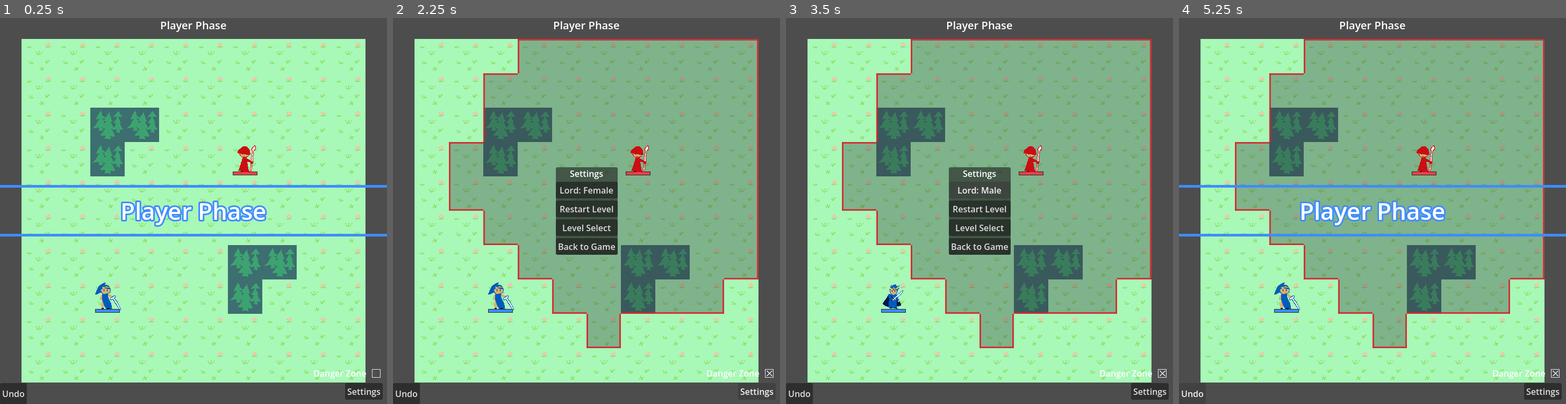
Above: before the commit, frames 1-4 (left to right).
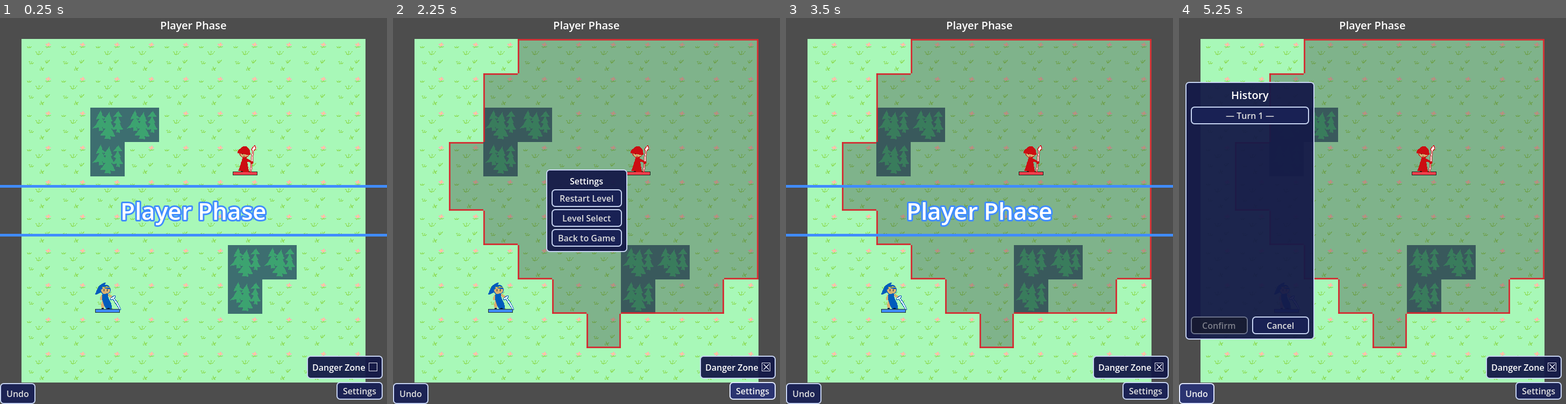
Above: after the commit, the same moments.

Repository: fhchu/feclone
Game: Godot game, scene res://scenes/game.tscn
The game is run twice, just before and just after one commit, with the same random seed, the same clock (stepped at 60 frames per second) and the same inputs.
Inputs (mouse positions are in pixels of both pictures, inside the frame that each line leads up to; where the layout moved, square brackets give the same spot in the first picture):
- Up to frame 1 (0.25 s): no input
- Up to frame 2 (2.25 s): click "Undo" at 0.5 s; click (764, 365) [768, 373] at 1.25 s; click "Settings" at 2 s
- Up to frame 3 (3.5 s): click (979, 191) at 2.75 s, where only the run before the commit has a clickable "Lord: Female"
- Up to frame 4 (5.25 s): click (1372, 191) at 3.5 s, where only the run before the commit has a clickable "Lord: Male"; click (1372, 207) at 4.25 s, where only the run before the commit has a clickable "Restart Level"; click "Undo" at 5 s

The runs differ from the first frame. In frame 1, 2.2% of the frame differs, in the area x 0-99%, y 87-100%; in frame 2, 6.8%; in frame 3, 8.0%; in frame 4, 27%, in the area x 0-100%, y 16-100%.

Commit message:
Unify all UI under a project-wide theme; buttons toggle their panels
assets/ui_theme.tres (set via gui/theme/custom) now owns the game's
look: the dark-blue/light-border panel as the PanelContainer default,
Button normal/hover/pressed/disabled styles in the same family, and
the checkbox × icons as PNGs (replacing the code-generated ones).
CheckBoxes get explicit empty styleboxes so they stay flat despite
inheriting Button styling. The history browser, unit info card,
forecast panel, and Undo/Settings buttons drop their old grey
overrides and inherit the theme, as does the Danger Zone label's new
readability box; only the forecast's blue/red/grey columns and the
transparent phase banner keep deliberate per-node styles.

Settings and Undo now toggle: re-clicking closes their panels (closing
the history browser cancels any preview back to the present), and the
history entry/confirm/cancel handlers guard against closed-state
calls. The in-game lord gender toggle is removed — lord appearance is
authored per unit via sprite_variant in the Inspector.

Co-Authored-By: Claude Fable 5 <noreply@anthropic.com>

Diff:
--- /dev/null
+++ b/assets/ui_theme.tres
@@ -0,0 +1,101 @@
+[gd_resource type="Theme" format=3 uid="uid://cuith3m3feqav"]
+
+[ext_resource type="Texture2D" path="res://assets/check_on.png" id="1_on"]
+[ext_resource type="Texture2D" path="res://assets/check_off.png" id="2_off"]
+
+[sub_resource type="StyleBoxFlat" id="StyleBoxFlat_panel"]
+content_margin_left = 10.0
+content_margin_top = 10.0
+content_margin_right = 10.0
+content_margin_bottom = 10.0
+bg_color = Color(0.08, 0.1, 0.28, 0.95)
+border_width_left = 2
+border_width_top = 2
+border_width_right = 2
+border_width_bottom = 2
+border_color = Color(0.78, 0.83, 0.95, 1)
+corner_radius_top_left = 6
+corner_radius_top_right = 6
+corner_radius_bottom_right = 6
+corner_radius_bottom_left = 6
+
+[sub_resource type="StyleBoxFlat" id="StyleBoxFlat_btn_normal"]
+content_margin_left = 12.0
+content_margin_top = 5.0
+content_margin_right = 12.0
+content_margin_bottom = 5.0
+bg_color = Color(0.1, 0.13, 0.33, 0.95)
+border_width_left = 2
+border_width_top = 2
+border_width_right = 2
+border_width_bottom = 2
+border_color = Color(0.78, 0.83, 0.95, 1)
+corner_radius_top_left = 6
+corner_radius_top_right = 6
+corner_radius_bottom_right = 6
+corner_radius_bottom_left = 6
+
+[sub_resource type="StyleBoxFlat" id="StyleBoxFlat_btn_hover"]
+content_margin_left = 12.0
+content_margin_top = 5.0
+content_margin_right = 12.0
+content_margin_bottom = 5.0
+bg_color = Color(0.16, 0.2, 0.45, 0.95)
+border_width_left = 2
+border_width_top = 2
+border_width_right = 2
+border_width_bottom = 2
+border_color = Color(0.88, 0.91, 1, 1)
+corner_radius_top_left = 6
+corner_radius_top_right = 6
+corner_radius_bottom_right = 6
+corner_radius_bottom_left = 6
+
+[sub_resource type="StyleBoxFlat" id="StyleBoxFlat_btn_pressed"]
+content_margin_left = 12.0
+content_margin_top = 5.0
+content_margin_right = 12.0
+content_margin_bottom = 5.0
+bg_color = Color(0.05, 0.06, 0.18, 0.95)
+border_width_left = 2
+border_width_top = 2
+border_width_right = 2
+border_width_bottom = 2
+border_color = Color(0.7, 0.75, 0.9, 1)
+corner_radius_top_left = 6
+corner_radius_top_right = 6
+corner_radius_bottom_right = 6
+corner_radius_bottom_left = 6
+
+[sub_resource type="StyleBoxFlat" id="StyleBoxFlat_btn_disabled"]
+content_margin_left = 12.0
+content_margin_top = 5.0
+content_margin_right = 12.0
+content_margin_bottom = 5.0
+bg_color = Color(0.09, 0.1, 0.16, 0.7)
+border_width_left = 2
+border_width_top = 2
+border_width_right = 2
+border_width_bottom = 2
+border_color = Color(0.42, 0.45, 0.55, 1)
+corner_radius_top_left = 6
+corner_radius_top_right = 6
+corner_radius_bottom_right = 6
+corner_radius_bottom_left = 6
+
+[sub_resource type="StyleBoxEmpty" id="StyleBoxEmpty_flat"]
+
+[resource]
+Button/styles/disabled = SubResource("StyleBoxFlat_btn_disabled")
+Button/styles/hover = SubResource("StyleBoxFlat_btn_hover")
+Button/styles/hover_pressed = SubResource("StyleBoxFlat_btn_pressed")
+Button/styles/normal = SubResource("StyleBoxFlat_btn_normal")
+Button/styles/pressed = SubResource("StyleBoxFlat_btn_pressed")
+CheckBox/icons/checked = ExtResource("1_on")
+CheckBox/icons/unchecked = ExtResource("2_off")
+CheckBox/styles/disabled = SubResource("StyleBoxEmpty_flat")
+CheckBox/styles/hover = SubResource("StyleBoxEmpty_flat")
+CheckBox/styles/hover_pressed = SubResource("StyleBoxEmpty_flat")
+CheckBox/styles/normal = SubResource("StyleBoxEmpty_flat")
+CheckBox/styles/pressed = SubResource("StyleBoxEmpty_flat")
+PanelContainer/styles/panel = SubResource("StyleBoxFlat_panel")
--- a/project.godot
+++ b/project.godot
@@ -20,6 +20,10 @@
 window/size/viewport_width=720
 window/size/viewport_height=720
 
+[gui]
+
+theme/custom="res://assets/ui_theme.tres"
+
 [physics]
 
 3d/physics_engine="Jolt Physics"
--- a/scenes/game.tscn
+++ b/scenes/game.tscn
@@ -7,22 +7,6 @@
 
 [sub_resource type="LabelSettings" id="LabelSettings_turn"]
 font_size = 20
-
-[sub_resource type="StyleBoxFlat" id="StyleBoxFlat_menu"]
-content_margin_left = 10.0
-content_margin_top = 10.0
-content_margin_right = 10.0
-content_margin_bottom = 10.0
-bg_color = Color(0.08, 0.1, 0.28, 0.95)
-border_width_left = 2
-border_width_top = 2
-border_width_right = 2
-border_width_bottom = 2
-border_color = Color(0.78, 0.83, 0.95, 1)
-corner_radius_top_left = 6
-corner_radius_top_right = 6
-corner_radius_bottom_right = 6
-corner_radius_bottom_left = 6
 
 [sub_resource type="StyleBoxFlat" id="StyleBoxFlat_banner"]
 content_margin_top = 16.0
@@ -36,22 +20,6 @@
 font_size = 44
 outline_size = 12
 outline_color = Color(0.25, 0.55, 1, 1)
-
-[sub_resource type="StyleBoxFlat" id="StyleBoxFlat_info"]
-content_margin_left = 8.0
-content_margin_top = 8.0
-content_margin_right = 10.0
-content_margin_bottom = 8.0
-bg_color = Color(0.07, 0.07, 0.09, 0.92)
-border_width_left = 1
-border_width_top = 1
-border_width_right = 1
-border_width_bottom = 1
-border_color = Color(0.55, 0.55, 0.6, 1)
-corner_radius_top_left = 4
-corner_radius_top_right = 4
-corner_radius_bottom_right = 4
-corner_radius_bottom_left = 4
 
 [sub_resource type="StyleBoxFlat" id="StyleBoxFlat_fcblue"]
 content_margin_left = 8.0
@@ -115,7 +83,6 @@
 offset_left = 8.0
 offset_top = 8.0
 mouse_filter = 2
-theme_override_styles/panel = SubResource("StyleBoxFlat_info")
 
 [node name="HBoxContainer" type="HBoxContainer" parent="UI/UnitInfoPanel"]
 layout_mode = 2
@@ -185,7 +152,6 @@
 anchor_bottom = 0.5
 grow_horizontal = 2
 grow_vertical = 2
-theme_override_styles/panel = SubResource("StyleBoxFlat_menu")
 
 [node name="VBoxContainer" type="VBoxContainer" parent="UI/ActionMenu"]
 layout_mode = 2
@@ -206,7 +172,6 @@
 [node name="ForecastPanel" type="PanelContainer" parent="UI"]
 visible = false
 mouse_filter = 2
-theme_override_styles/panel = SubResource("StyleBoxFlat_info")
 
 [node name="VBoxContainer" type="VBoxContainer" parent="UI/ForecastPanel"]
 layout_mode = 2
@@ -317,7 +282,6 @@
 anchor_bottom = 0.5
 grow_horizontal = 2
 grow_vertical = 2
-theme_override_styles/panel = SubResource("StyleBoxFlat_menu")
 
 [node name="VBoxContainer" type="VBoxContainer" parent="UI/MapMenu"]
 layout_mode = 2
@@ -337,7 +301,6 @@
 offset_top = -240.0
 offset_bottom = 240.0
 grow_vertical = 2
-theme_override_styles/panel = SubResource("StyleBoxFlat_info")
 
 [node name="VBoxContainer" type="VBoxContainer" parent="UI/HistoryPanel"]
 layout_mode = 2
@@ -380,8 +343,8 @@
 anchor_top = 1.0
 anchor_right = 1.0
 anchor_bottom = 1.0
-offset_left = -160.0
-offset_top = -84.0
+offset_left = -170.0
+offset_top = -130.0
 offset_right = -8.0
 offset_bottom = -8.0
 grow_horizontal = 0
@@ -389,16 +352,19 @@
 alignment = 2
 theme_override_constants/separation = 6
 
-[node name="DangerRow" type="HBoxContainer" parent="UI/CornerButtons"]
+[node name="DangerPanel" type="PanelContainer" parent="UI/CornerButtons"]
 layout_mode = 2
 size_flags_horizontal = 8
+
+[node name="DangerRow" type="HBoxContainer" parent="UI/CornerButtons/DangerPanel"]
+layout_mode = 2
 theme_override_constants/separation = 6
 
-[node name="DangerLabel" type="Label" parent="UI/CornerButtons/DangerRow"]
+[node name="DangerLabel" type="Label" parent="UI/CornerButtons/DangerPanel/DangerRow"]
 layout_mode = 2
 text = "Danger Zone"
 
-[node name="DangerZoneCheck" type="CheckBox" parent="UI/CornerButtons/DangerRow"]
+[node name="DangerZoneCheck" type="CheckBox" parent="UI/CornerButtons/DangerPanel/DangerRow"]
 layout_mode = 2
 
 [node name="SettingsButton" type="Button" parent="UI/CornerButtons"]
@@ -427,10 +393,6 @@
 layout_mode = 2
 text = "Settings"
 horizontal_alignment = 1
-
-[node name="LordSpriteButton" type="Button" parent="UI/SettingsPanel/VBoxContainer"]
-layout_mode = 2
-text = "Lord: Male"
 
 [node name="RestartButton" type="Button" parent="UI/SettingsPanel/VBoxContainer"]
 layout_mode = 2
--- a/scripts/main.gd
+++ b/scripts/main.gd
@@ -29,7 +29,7 @@
 @onready var wait_button     : Button         = $UI/ActionMenu/VBoxContainer/WaitButton
 @onready var map_menu          : PanelContainer = $UI/MapMenu
 @onready var danger_layer      : Node2D         = $DangerLayer
-@onready var danger_zone_check : CheckBox       = $UI/CornerButtons/DangerRow/DangerZoneCheck
+@onready var danger_zone_check : CheckBox       = $UI/CornerButtons/DangerPanel/DangerRow/DangerZoneCheck
 @onready var settings_button  : Button         = $UI/CornerButtons/SettingsButton
 @onready var settings_panel   : PanelContainer = $UI/SettingsPanel
 @onready var game_over_screen : Control        = $UI/GameOverScreen
@@ -121,11 +121,7 @@
     wait_button.pressed.connect(_on_wait_pressed)
     map_menu.get_node("VBoxContainer/EndTurnButton").pressed.connect(_on_end_turn_pressed)
     danger_zone_check.toggled.connect(_on_danger_all_toggled)
-    # Project style: toggles are checkboxes, and "on" draws an ×.
-    danger_zone_check.add_theme_icon_override("unchecked", _make_toggle_icon(false))
-    danger_zone_check.add_theme_icon_override("checked", _make_toggle_icon(true))
     settings_button.pressed.connect(_on_settings_pressed)
-    settings_panel.get_node("VBoxContainer/LordSpriteButton").pressed.connect(_on_lord_sprite_toggled)
     settings_panel.get_node("VBoxContainer/RestartButton").pressed.connect(_on_restart_pressed)
     settings_panel.get_node("VBoxContainer/LevelSelectButton").pressed.connect(_on_level_select_pressed)
     settings_panel.get_node("VBoxContainer/BackButton").pressed.connect(_on_settings_back)
@@ -181,9 +177,7 @@
     danger_layer.clear_preview()
 
     _register_placed_units()
-    _apply_lord_variant()
-    _update_lord_sprite_button()
-    _refresh_danger()  # the Danger Zone button carries across levels
+    _refresh_danger()  # the Danger Zone checkbox carries across levels
     _start_phase(PLAYER_TEAM)
 
 ## Snaps every designer-placed unit under Units to its nearest cell and
@@ -609,24 +603,6 @@
     _refresh_danger()
     _refresh_hover_preview()
 
-## Checkbox icons for the project's toggle style: an outlined box that
-## fills with an × (not a check) when on.
-func _make_toggle_icon(checked: bool) -> ImageTexture:
-    var s   : int   = 16
-    var col : Color = Color(0.9, 0.9, 0.95)
-    var img : Image = Image.create(s, s, false, Image.FORMAT_RGBA8)
-    for i in s:
-        img.set_pixel(i, 0, col)
-        img.set_pixel(i, s - 1, col)
-        img.set_pixel(0, i, col)
-        img.set_pixel(s - 1, i, col)
-    if checked:
-        for i in range(3, s - 3):
-            for t in range(2):
-                img.set_pixel(clampi(i + t, 0, s - 1), i, col)
-                img.set_pixel(clampi(s - 1 - i + t, 0, s - 1), i, col)
-    return ImageTexture.create_from_image(img)
-
 ## True when this unit's threat is already on screen at full strength.
 func _zone_already_shown(unit: Area2D) -> bool:
     return _danger_units.has(unit) \
@@ -1083,47 +1059,19 @@
     game_over_screen.visible = false
     undo_move()
 
-## The Settings button works even while input is otherwise locked —
-## scene changes tear down any animation safely.
+## The Settings button toggles its panel, and works even while input is
+## otherwise locked — scene changes tear down any animation safely.
+## (Lord appearance is level-authored via each unit's sprite_variant.)
 func _on_settings_pressed() -> void:
+    if _settings_open:
+        _on_settings_back()
+        return
     _settings_open = true
     settings_panel.visible = true
 
 func _on_settings_back() -> void:
     _settings_open = false
     settings_panel.visible = false
-
-## Cosmetic preference: the lord's male/female sprite (both are lords).
-## null until the player first uses the toggle — level-authored variants
-## stand until then. Once set, it's held on the shell so it survives
-## level swaps and overrides what levels author.
-var lord_female : Variant = null
-
-## The variant currently in effect: the player's preference if any,
-## otherwise whatever the level's (first) lord was authored with.
-func _lord_shows_female() -> bool:
-    if lord_female != null:
-        return lord_female
-    for unit in units_node.get_children():
-        if unit.unit_class == "lord":
-            return unit.sprite_variant == "female"
-    return false
-
-func _on_lord_sprite_toggled() -> void:
-    lord_female = not _lord_shows_female()
-    _apply_lord_variant()
-    _update_lord_sprite_button()
-
-func _apply_lord_variant() -> void:
-    if lord_female == null:
-        return  # no preference expressed — respect the level's authoring
-    for unit in units_node.get_children():
-        if unit.unit_class == "lord":
-            unit.sprite_variant = "female" if lord_female else "male"
-
-func _update_lord_sprite_button() -> void:
-    settings_panel.get_node("VBoxContainer/LordSpriteButton").text = \
-            "Lord: Female" if _lord_shows_female() else "Lord: Male"
 
 func _on_restart_pressed() -> void:
     _load_level(current_level_path)
@@ -1182,6 +1130,8 @@
 
 func _open_history() -> void:
     if _history_open:
+        # The Undo button toggles the browser shut (previews cancel).
+        _on_history_cancel()
         return
     if _input_locked() or undo_stack.is_empty():
         return
@@ -1215,6 +1165,8 @@
 
 ## Clicking an entry: preview that snapshot on the board.
 func _on_history_entry(index: int) -> void:
+    if not _history_open:
+        return
     _history_selected = index
     _restore_snapshot(undo_stack[index])
     history_confirm.disabled = false
@@ -1222,6 +1174,8 @@
 ## Confirm: the previewed state becomes the present; everything after
 ## it (including the selected entry itself) is discarded.
 func _on_history_confirm() -> void:
+    if not _history_open:
+        return
     if _history_selected < 0:
         return
     undo_stack.resize(_history_selected)
@@ -1229,6 +1183,8 @@
 
 ## Cancel: back to the present exactly as it was.
 func _on_history_cancel() -> void:
+    if not _history_open:
+        return
     if _history_selected >= 0:
         _restore_snapshot(_history_present)
     _close_history()
Binary file added: assets/check_off.png
Not shown, added: assets/check_off.png.import
Binary file added: assets/check_on.png
Not shown, added: assets/check_on.png.import
Not shown, changed: README.md
